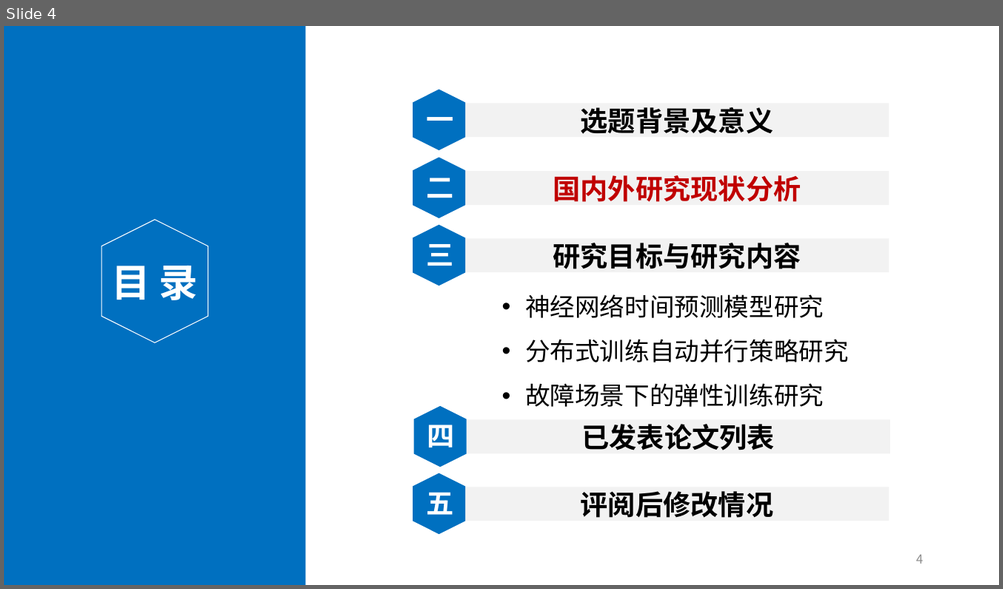
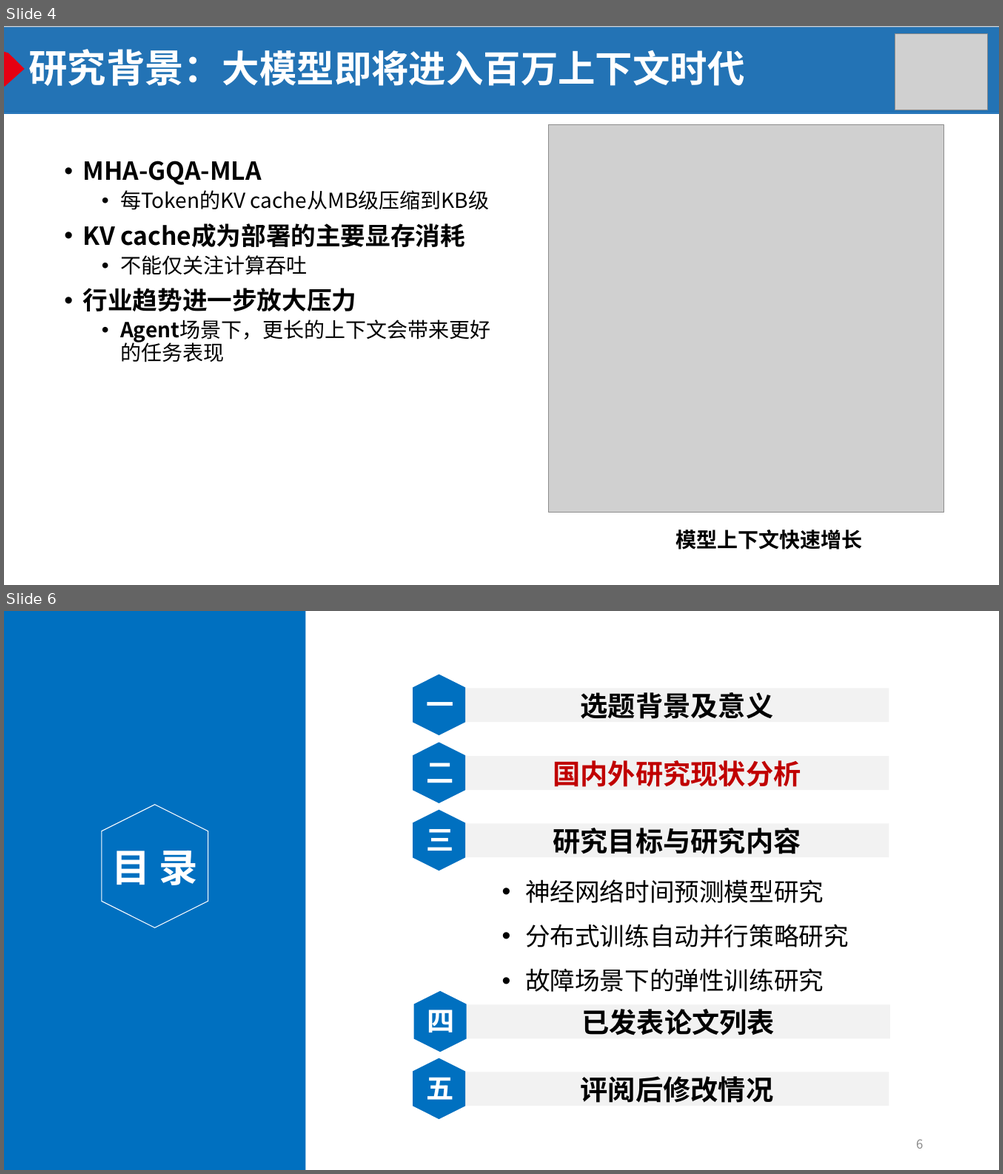
Before and after one commit to Kurumi5210/ucasproposal, a slide deck: 陈潇-开题答辩.pptx. Shown one above the other, each under a label of ours: slide 4 before the commit, slides 4 and 6 after it; the slides between them are not shown. The pictures are 1003x589 and 1003x1174 pixels, drawn with LibreOffice and Linux fonts; fonts in the diff are those of the drawing; grey boxes stand for pictures. Boxes give left, top, right and bottom in pixels: in the first picture for what was removed or moved away, otherwise in the second. Text is boxed around its words. In the diff, an @@ line names an element or a change of style, - is before the commit and + after.

```diff
--- a/陈潇-开题答辩.pptx
+++ b/陈潇-开题答辩.pptx
@@ slide 4 added at (x1=4, y1=26, x2=999, y2=585), background #FFFFFF @@
@@ picture added at (x1=4, y1=26, x2=999, y2=111) @@
@@ rectangle added at (x1=4, y1=27, x2=999, y2=114), fill #1169B3 at 90% opacity @@
@@ picture added at (x1=895, y1=33, x2=987, y2=110) @@
@@ freeform shape added at (x1=4, y1=51, x2=25, y2=87), fill #E50012 @@
@@ text added at (x1=29, y1=49, x2=745, y2=86), 36 pt, text #FFFFFF, bold @@
+研究背景：大模型即将进入百万上下文时代
@@ picture added at (x1=549, y1=124, x2=944, y2=512) @@
@@ text added at (x1=83, y1=161, x2=491, y2=363), 20 pt, text #000000 @@
+• MHA-GQA-MLA
+  • 每Token的KV cache从MB级压缩到KB级
+• KV cache成为部署的主要显存消耗
+  • 不能仅关注计算吞吐
+• 行业趋势进一步放大压力
+  • Agent场景下，更长的上下文会带来更好的任务表现
@@ text added at (x1=676, y1=530, x2=862, y2=550), 20 pt, text #000000, bold @@
+模型上下文快速增长
@@ what was slide 4 is now slide 6 @@
@@ page number at (x1=916, y1=1139, x2=922, y2=1149): text changed @@
-4
+6
```
Also in this commit, not shown: 2 slides changed, 2 other slides added, 1 slide removed, 5 other files.
